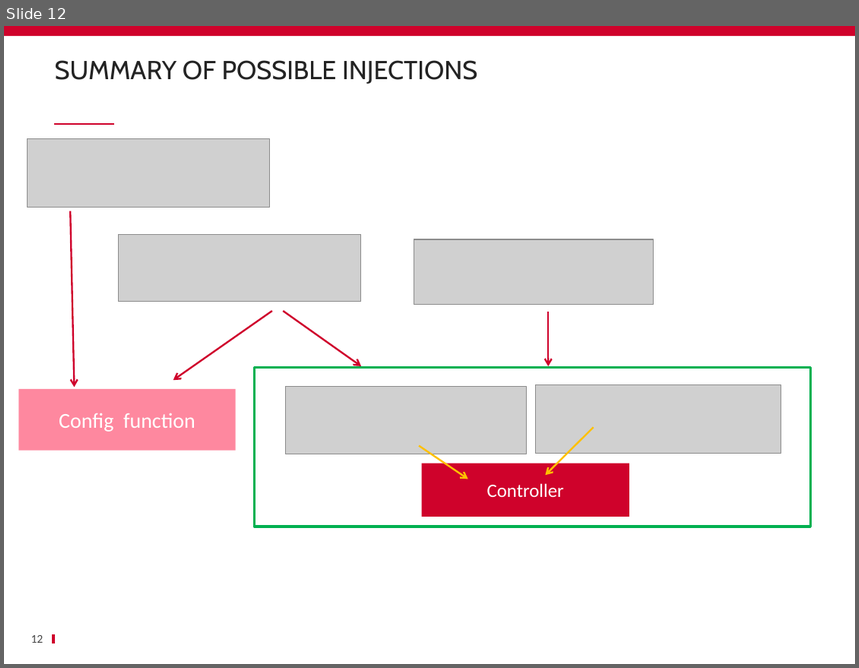
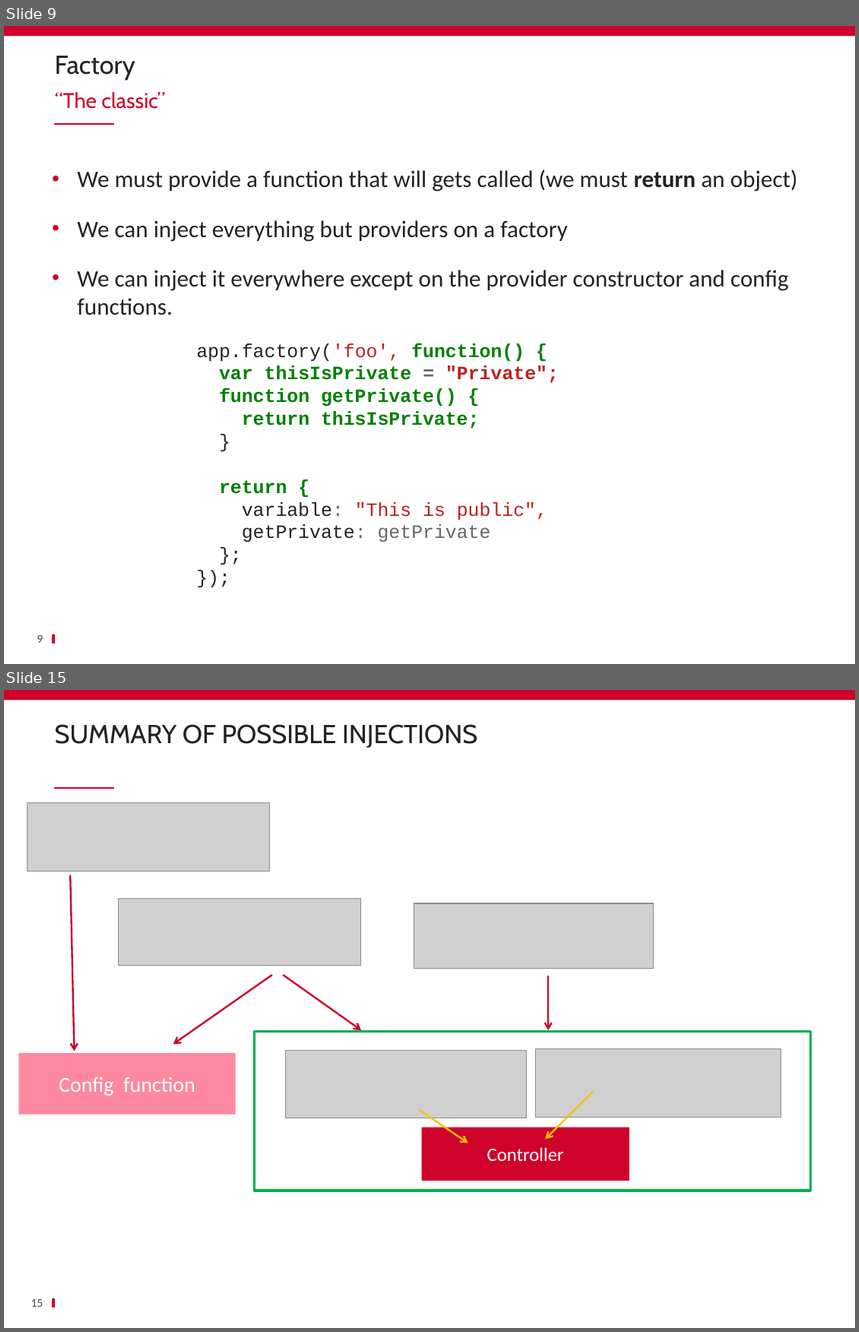
Before and after one commit to ycintre/formation-angularjs, a slide deck: 15 Custom services/Custom services.pptx. Shown one above the other, each under a label of ours: slide 12 before the commit, slides 9 and 15 after it; the slides between them are not shown. The pictures are 859x668 and 859x1332 pixels, drawn with LibreOffice and Linux fonts; fonts in the diff are those of the drawing; grey boxes stand for pictures; background and template pictures are left out. Boxes give left, top, right and bottom in pixels: in the first picture for what was removed or moved away, otherwise in the second. Text is boxed around its words. In the diff, an @@ line names an element or a change of style, - is before the commit and + after.

```diff
--- a/15 Custom services/Custom services.pptx
+++ b/15 Custom services/Custom services.pptx
@@ slide 9 added at box(4, 26, 855, 664), background #FFFFFF; not listed: 3 template elements that a slide beside it also shows @@
@@ title added at box(55, 56, 135, 80), 22 pt, text #232323 @@
+Factory
@@ text added at box(55, 92, 165, 109), 18 pt, text #CF022B @@
+“The classic”
@@ text added at box(77, 170, 798, 316), 20 pt, text #232323 @@
+• We must provide a function that will gets called (we must return an object)
+• We can inject everything but providers on a factory
+• We can inject it everywhere except on the provider constructor and config functions.
@@ text added at box(196, 343, 559, 542), 16 pt, text #008000, bold @@
+app.factory('foo', function() {
+var thisIsPrivate = "Private";
+function getPrivate() {
+return thisIsPrivate;
+}
+return {
+variable: "This is public",
+getPrivate: getPrivate
+};
+});
@@ page number added at box(37, 636, 43, 643), 10 pt, text #464646 @@
+9
@@ what was slide 12 is now slide 15 @@
@@ page number at box(31, 1300, 44, 1307): text changed @@
-12
+15
```
Also in this commit, not shown: 1 slide changed, 13 other slides added, 17 slides removed.
